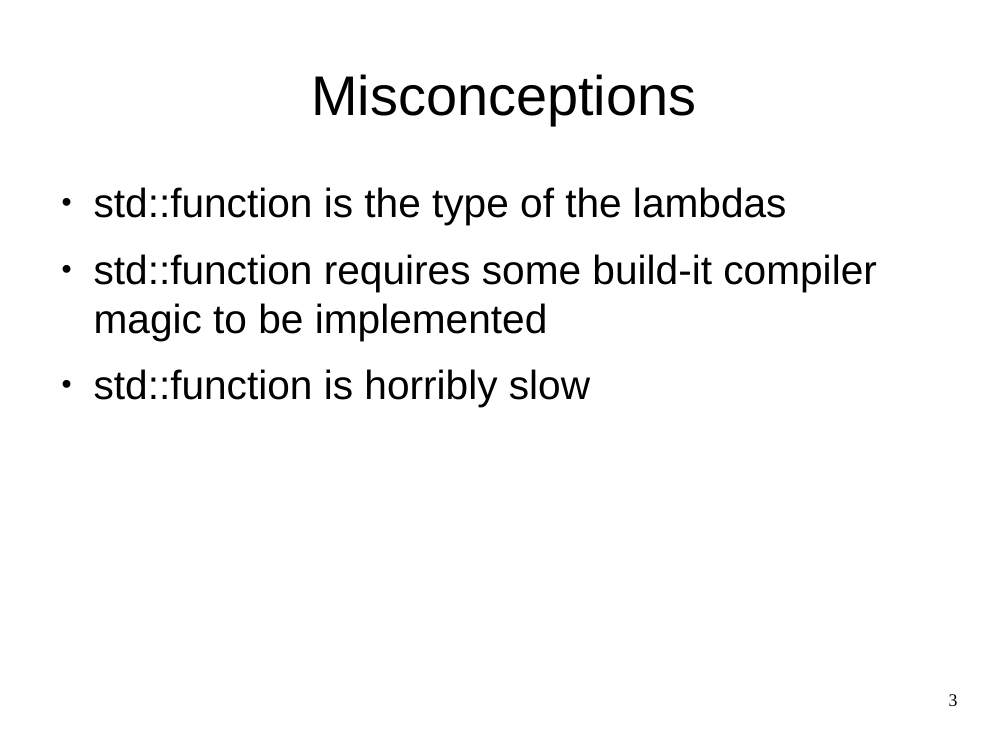
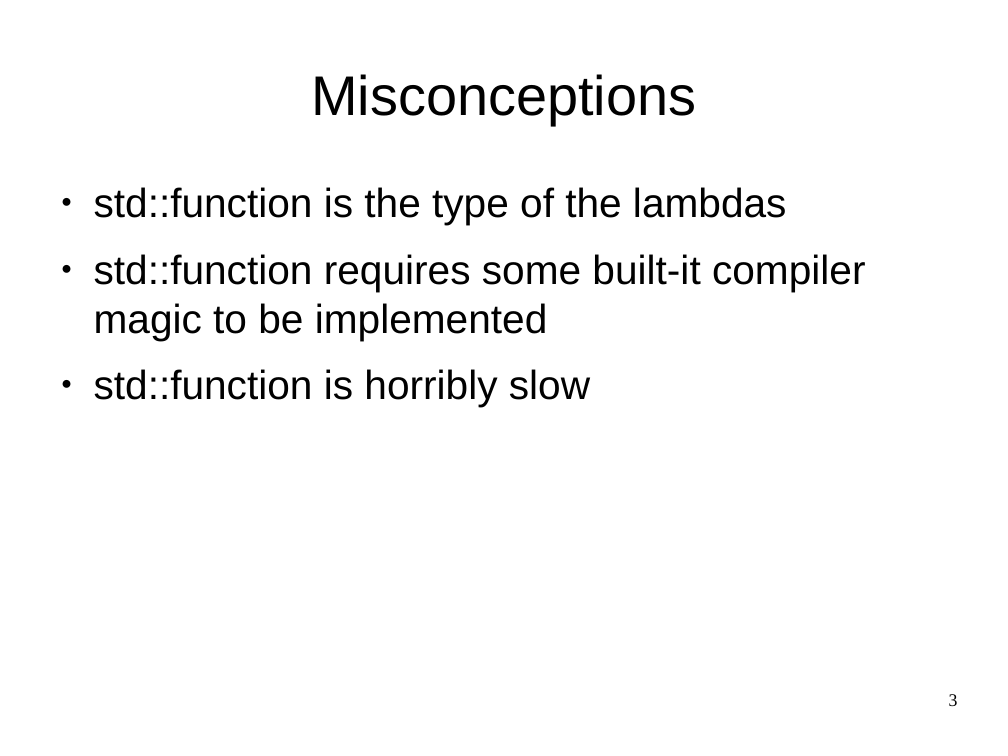
Before and after one commit to maciekgajewski/demystifying_std_function, a slide deck: slide 3 of demystifying-std-function.odp. Drawn at 1008x756 pixels with LibreOffice and Linux fonts; fonts in the diff are those of the drawing. Boxes give left, top, right and bottom in pixels: in the first picture for what was removed or moved away, otherwise in the second. Text is boxed around its words. In the diff, an @@ line names an element or a change of style, - is before the commit and + after.

```diff
--- a/demystifying-std-function.odp
+++ b/demystifying-std-function.odp
@@ text at <box>94,254,866,340</box>: text changed @@
-● std::function requires some build-it compiler magic to be implemented
+● std::function requires some built-it compiler magic to be implemented
```
Also in this commit, not shown: 1 other slide changed.
